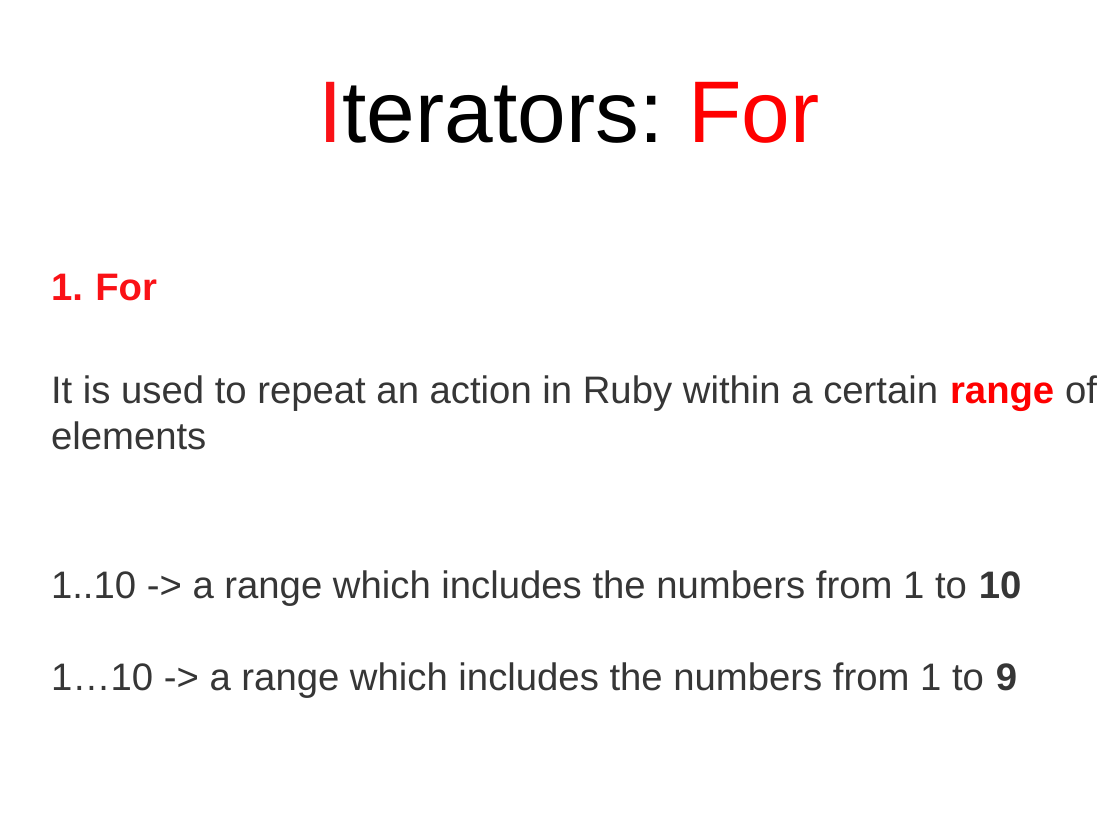
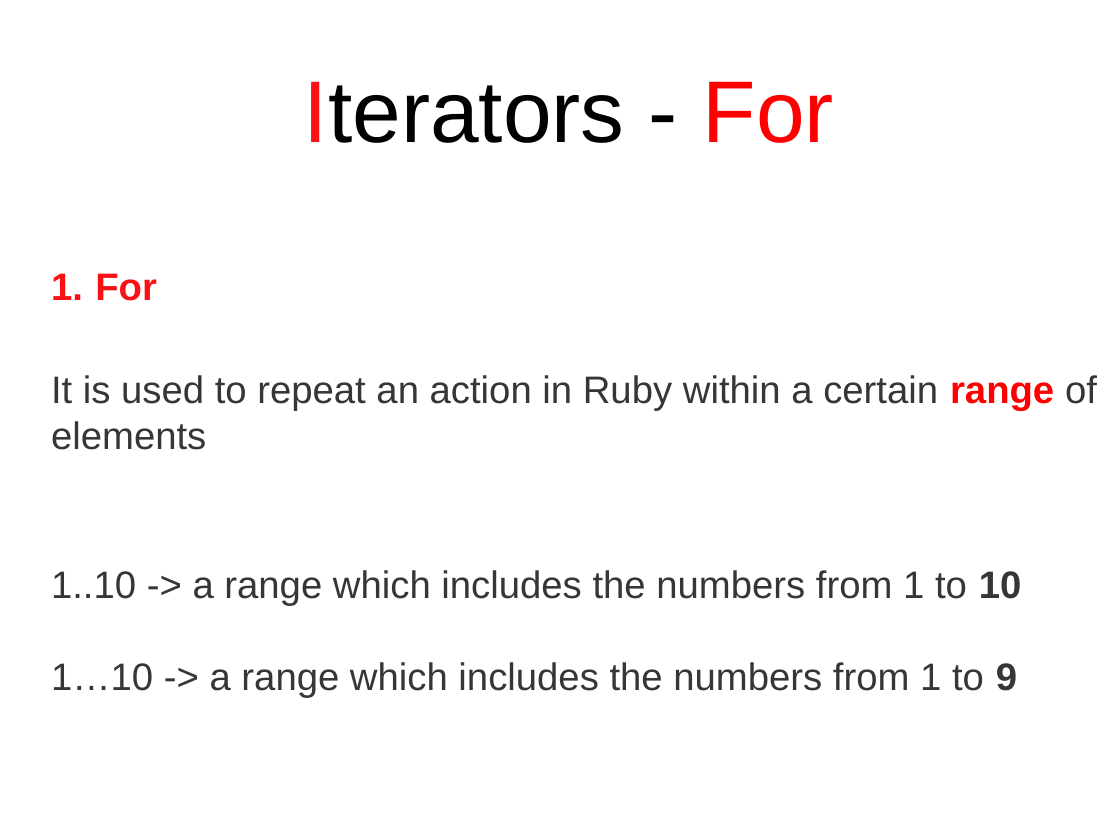
Before and after one commit to stephlaf/P4E, a slide deck: slide 9 of Presentations/Presentations Power Point/03_Looping.pptx. Drawn at 1120x840 pixels with LibreOffice and Linux fonts; fonts in the diff are those of the drawing. Boxes give left, top, right and bottom in pixels: in the first picture for what was removed or moved away, otherwise in the second. Text is boxed around its words. In the diff, an @@ line names an element or a change of style, - is before the commit and + after.

```diff
--- a/Presentations/Presentations Power Point/03_Looping.pptx
+++ b/Presentations/Presentations Power Point/03_Looping.pptx
@@ text at (x1=304, y1=81, x2=834, y2=143): text changed @@
-Iterators: For
+Iterators - For
```
Also in this commit, not shown: 1 other slide changed, 1 other file.
